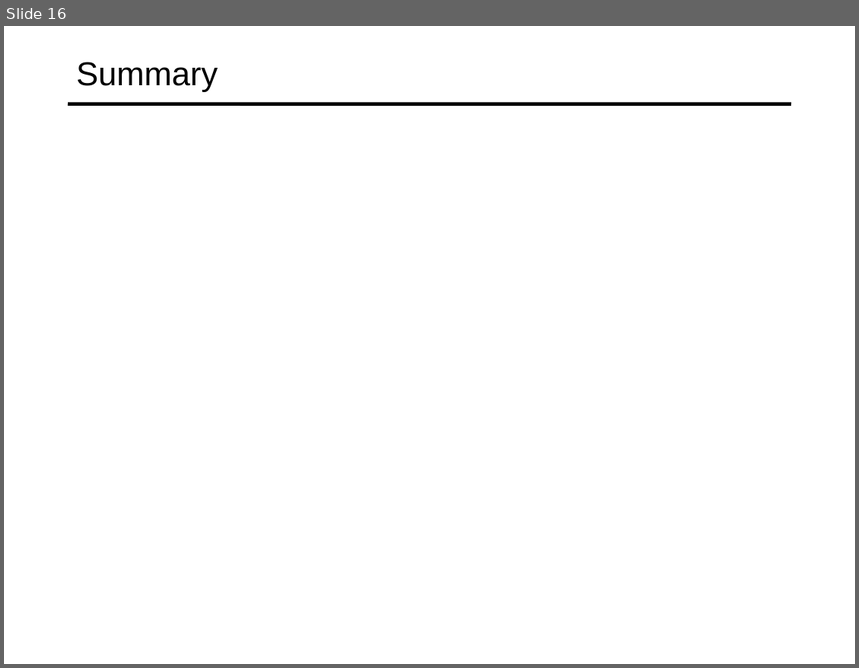
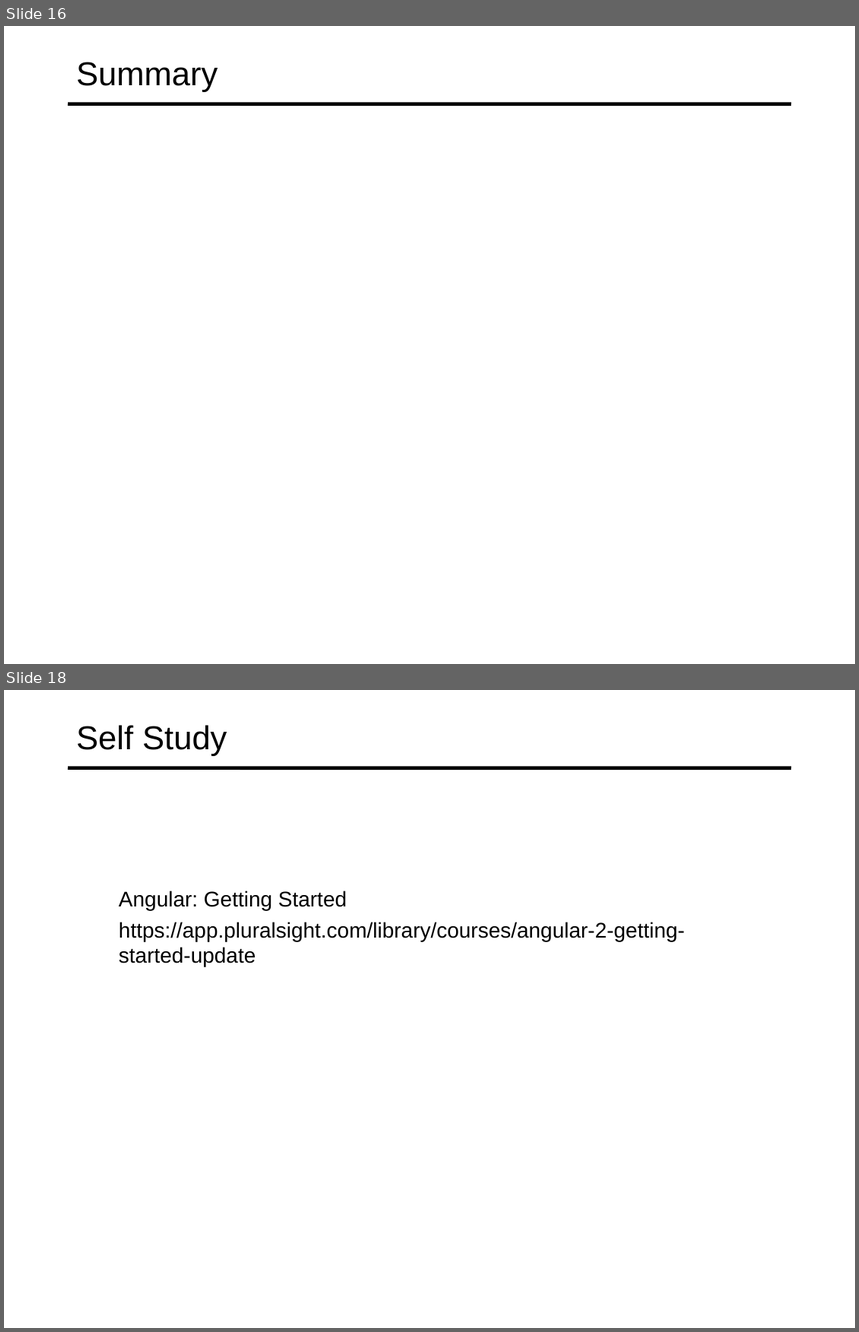
Before and after one commit to specter01wj/Jago_Link_Training, a slide deck: Angular/Angular12/Angular Advanced Course/Essentials/3.Building Re-usable Components/L3_Building Re-usable Components.ppt. Shown one above the other, each under a label of ours: slide 16 before the commit, slides 16 and 18 after it; the slides between them are not shown. The pictures are 859x668 and 859x1332 pixels, drawn with LibreOffice and Linux fonts; fonts in the diff are those of the drawing. Boxes give left, top, right and bottom in pixels: in the first picture for what was removed or moved away, otherwise in the second. Text is boxed around its words. In the diff, an @@ line names an element or a change of style, - is before the commit and + after.

```diff
--- a/Angular/Angular12/Angular Advanced Course/Essentials/3.Building Re-usable Components/L3_Building Re-usable Components.ppt
+++ b/Angular/Angular12/Angular Advanced Course/Essentials/3.Building Re-usable Components/L3_Building Re-usable Components.ppt
@@ slide 18 added at (x1=4, y1=690, x2=855, y2=1328), background #FFFFFF; not listed: 1 template element that a slide beside it also shows @@
@@ title added at (x1=76, y1=725, x2=227, y2=756), 28 pt, text #000000 @@
+Self Study
@@ text added at (x1=119, y1=891, x2=685, y2=967), 18 pt, text #000000 @@
+  Angular: Getting Started
+  https://app.pluralsight.com/library/courses/angular-2-getting-started-update
```
Also in this commit, not shown: 1 other slide added, 6 other files.
